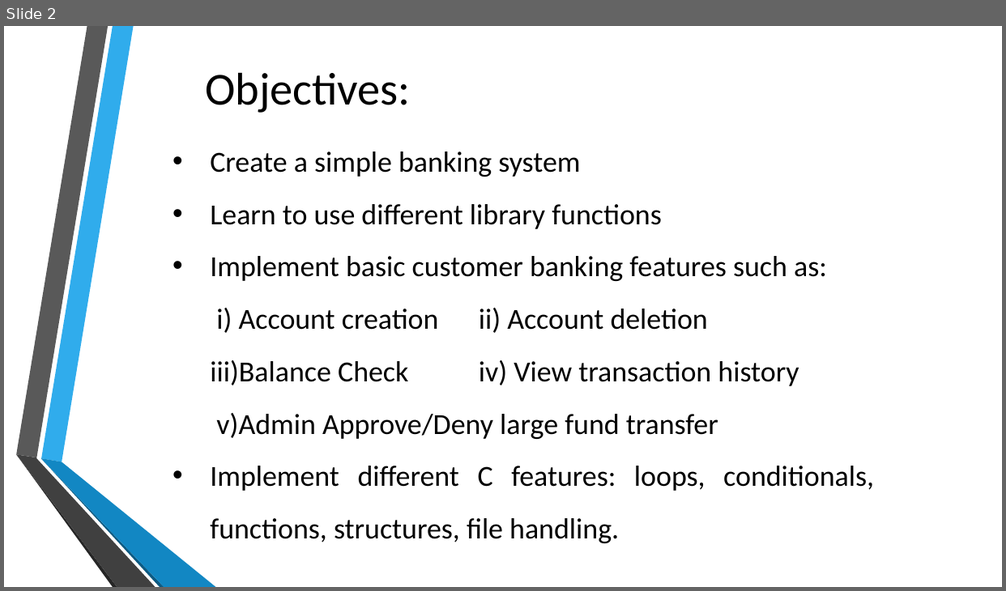
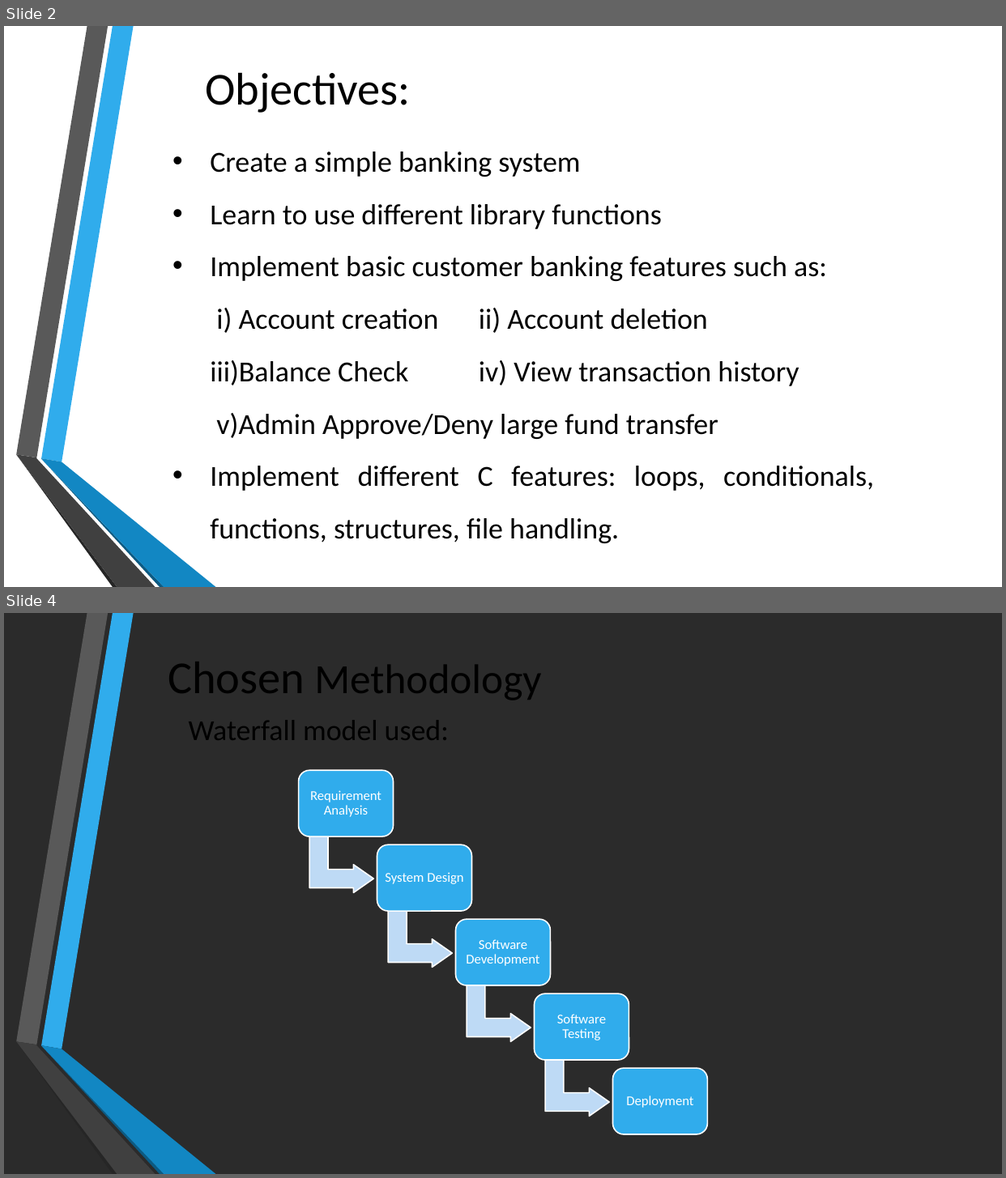
Before and after one commit to 10Rajin/Presentation, a slide deck: Banking Management System.pptx. Shown one above the other, each under a label of ours: slide 2 before the commit, slides 2 and 4 after it; the slides between them are not shown. The pictures are 1006x591 and 1006x1178 pixels, drawn with LibreOffice and Linux fonts; fonts in the diff are those of the drawing; background and template pictures are left out; a plain dark background stands for a picture behind light text. Boxes give left, top, right and bottom in pixels: in the first picture for what was removed or moved away, otherwise in the second. Text is boxed around its words. In the diff, an @@ line names an element or a change of style, - is before the commit and + after.

```diff
--- a/Banking Management System.pptx
+++ b/Banking Management System.pptx
@@ slide 4 added at <box>4,613,1002,1174</box>, background picture (left out); not listed: 6 template elements that a slide beside it also shows @@
@@ title added at <box>168,662,541,700</box>, 40 pt, text #000000 @@
+Chosen Methodology
@@ text added at <box>189,720,449,740</box>, 28 pt, text #000000 @@
+Waterfall model used:
@@ group added at <box>298,770,708,1135</box>: 5 rounded rectangles, 5 texts, 4 bent up arrows @@
+Requirement Analysis
+System Design
+Software Development
+Software Testing
+Deployment
```
Also in this commit, not shown: 2 slides changed, 3 other slides added, 3 slides removed.
